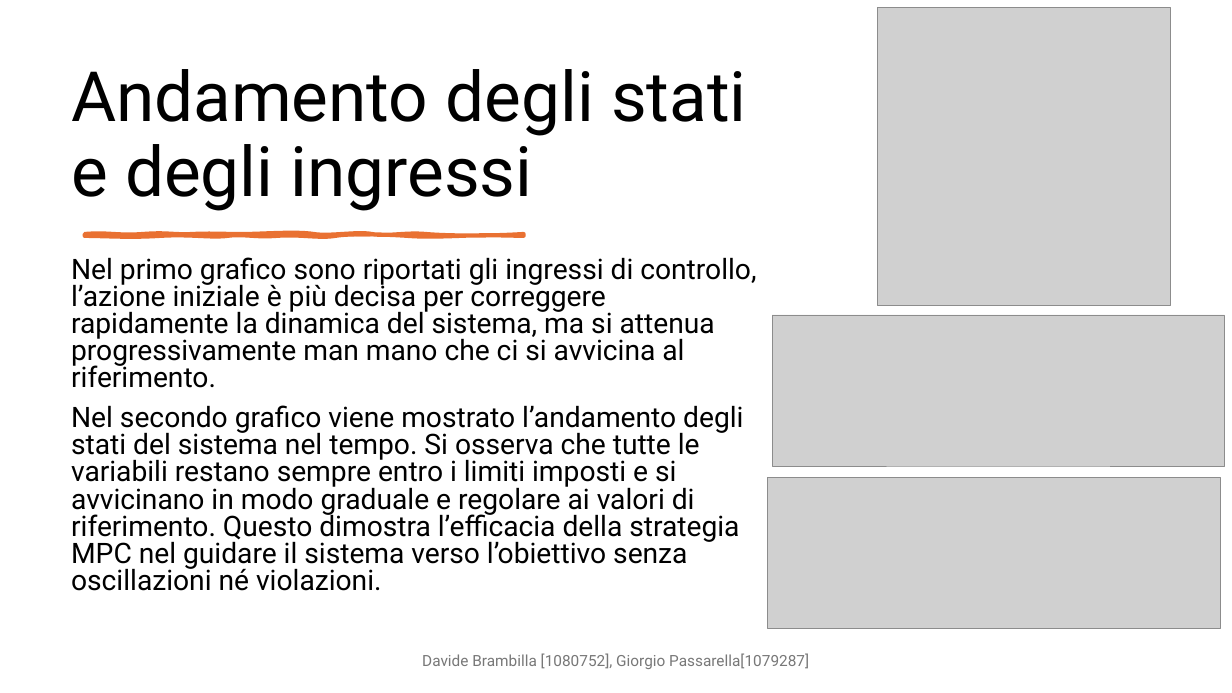
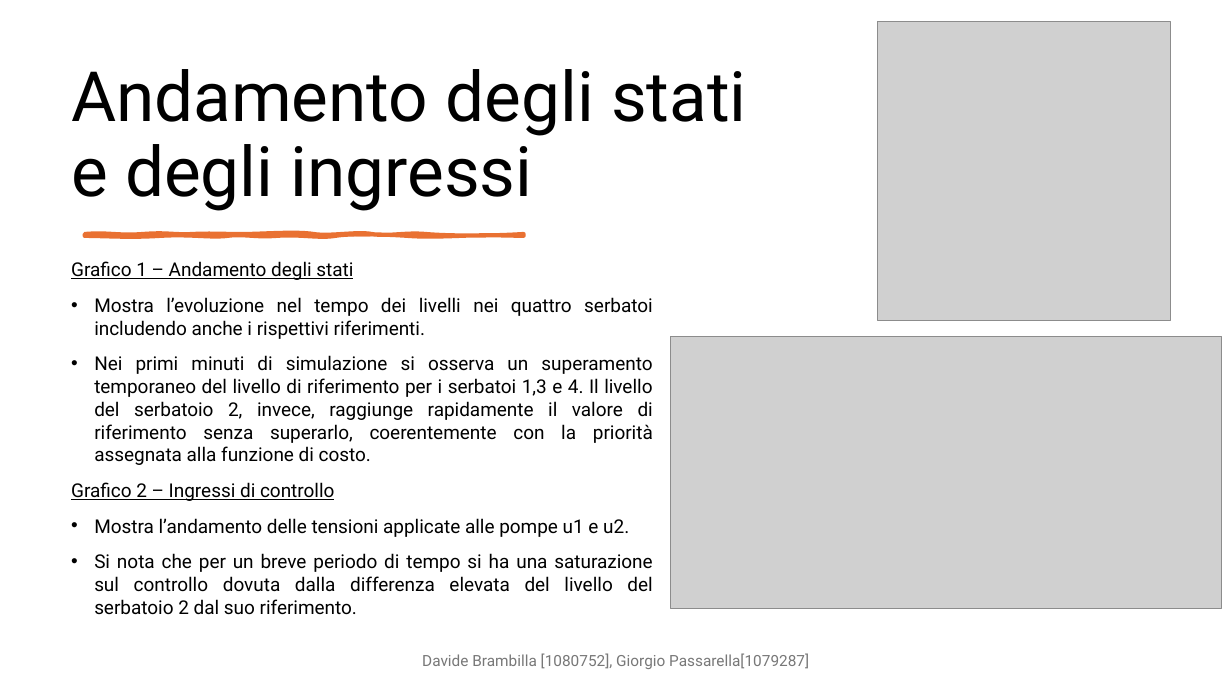
Before and after one commit to DavideBrambilla98/interconnectedTanksMPC, a slide deck: slide 19 of cam.pptx. Drawn at 1232x693 pixels with LibreOffice and Linux fonts; fonts in the diff are those of the drawing; grey boxes stand for pictures. Boxes give left, top, right and bottom in pixels: in the first picture for what was removed or moved away, otherwise in the second. Text is boxed around its words. In the diff, an @@ line names an element or a change of style, - is before the commit and + after.

Commit message:
Modifica valori Q e R disuguaglianza e modifica power point parte di disuguaglianza

```diff
--- a/cam.pptx
+++ b/cam.pptx
@@ picture: place and size @@
-picture at (878,7,1170,306)
+picture at (878,22,1170,321)
@@ text at (71,261,653,615): text changed; size 22 to 14.8 pt @@
-Nel primo grafico sono riportati gli ingressi di controllo, l’azione iniziale è più decisa per correggere rapidamente la dinamica del sistema, ma si attenua progressivamente man mano che ci si avvicina al riferimento.
-Nel secondo grafico viene mostrato l’andamento degli stati del sistema nel tempo. Si osserva che tutte le variabili restano sempre entro i limiti imposti e si avvicinano in modo graduale e regolare ai valori di riferimento. Questo dimostra l’efficacia della strategia MPC nel guidare il sistema verso l’obiettivo senza oscillazioni né violazioni.
+Grafico 1 – Andamento degli stati
+• Mostra l’evoluzione nel tempo dei livelli nei quattro serbatoi includendo anche i rispettivi riferimenti.
+• Nei primi minuti di simulazione si osserva un superamento temporaneo del livello di riferimento per i serbatoi 1,3 e 4. Il livello del serbatoio 2, invece, raggiunge rapidamente il valore di riferimento senza superarlo, coerentemente con la priorità assegnata alla funzione di costo.
+Grafico 2 – Ingressi di controllo
+• Mostra l’andamento delle tensioni applicate alle pompe u1 e u2.
+• Si nota che per un breve periodo di tempo si ha una saturazione sul controllo dovuta dalla differenza elevata del livello del serbatoio 2 dal suo riferimento.
@@ picture removed at (773,315,1226,466) @@
@@ picture added at (671,336,1223,608) @@
@@ picture removed at (768,478,1221,628) @@
```
Also in this commit, not shown: 7 other slides changed, 1 other file.
